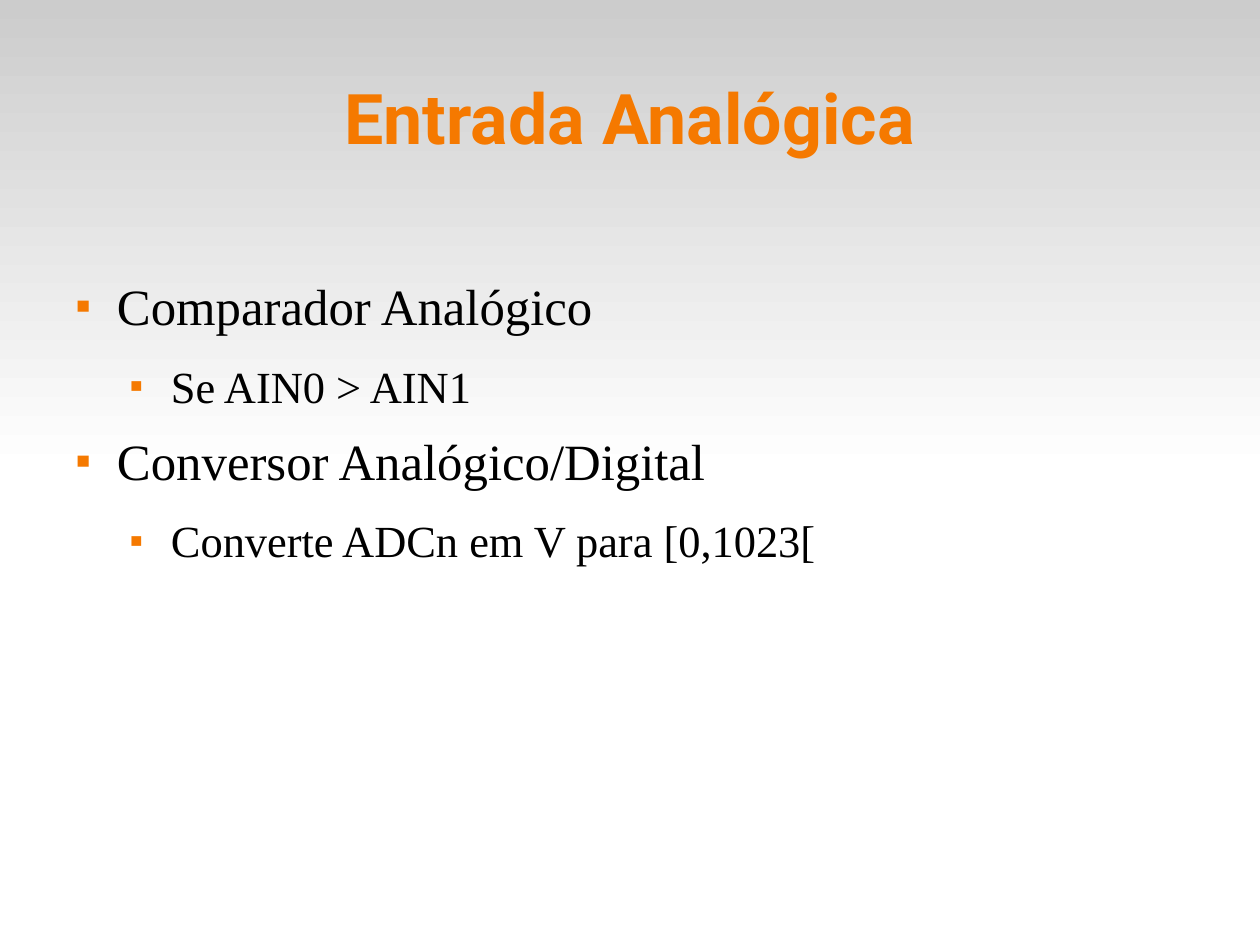
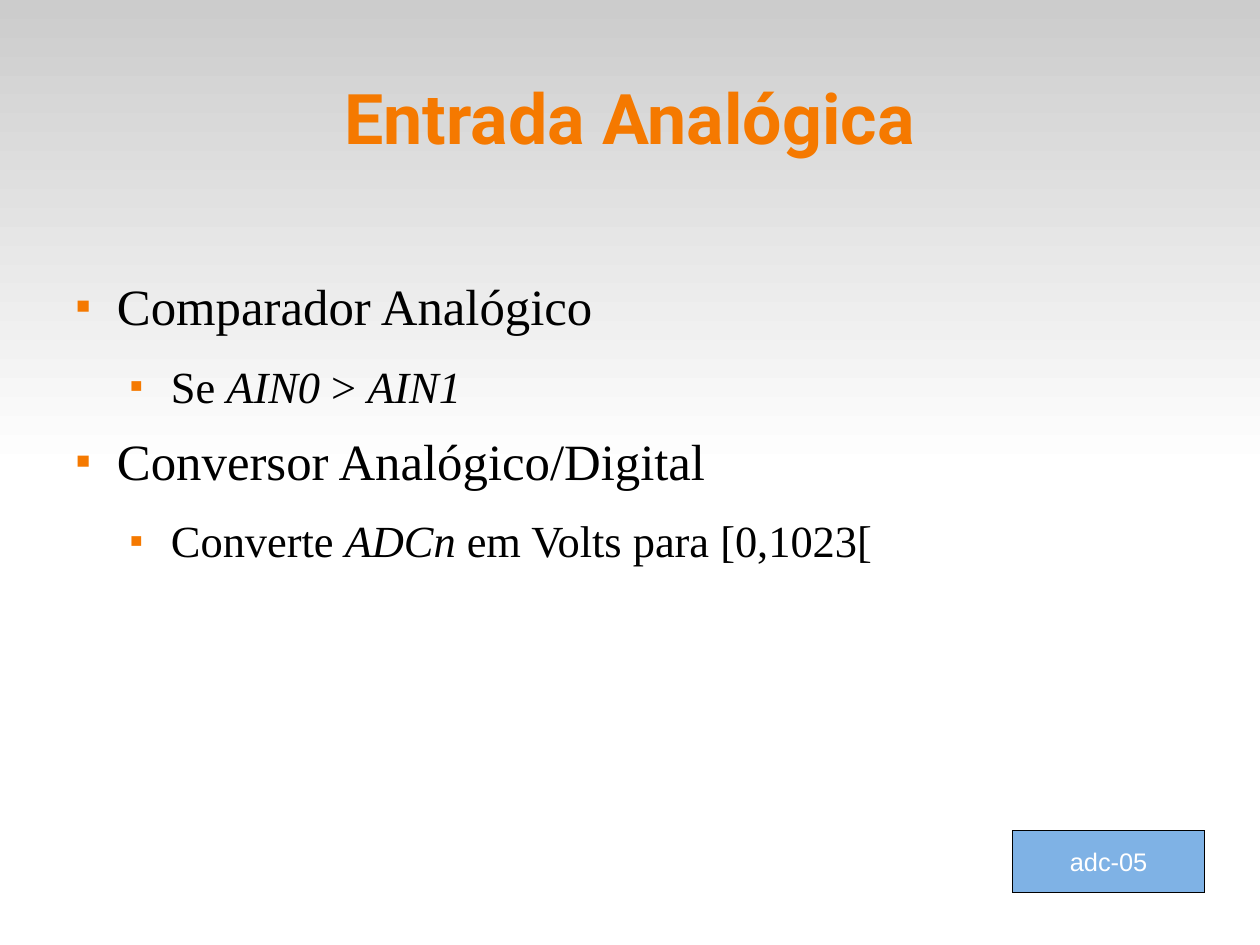
Before and after one commit to fsantanna-uerj/SE, a slide deck: slide 2 of Slides/se-03-adc.odp. Drawn at 1260x945 pixels with LibreOffice and Linux fonts; fonts in the diff are those of the drawing. Boxes give left, top, right and bottom in pixels: in the first picture for what was removed or moved away, otherwise in the second. Text is boxed around its words. In the diff, an @@ line names an element or a change of style, - is before the commit and + after.

```diff
--- a/Slides/se-03-adc.odp
+++ b/Slides/se-03-adc.odp
@@ text at (x1=171, y1=373, x2=461, y2=404): italic on in "AIN0 AIN1" @@
@@ text at (x1=171, y1=526, x2=872, y2=566): text changed @@
-  ■ Converte ADCn em V para [0,1023[
+  ■ Converte ADCn em Volts para [0,1023[
@@ rectangle added at (x1=1013, y1=830, x2=1205, y2=892), fill #0066CC at 50% opacity, outline #000000 0 pt, 16 pt, text #FFFFFF @@
+adc-05
```
Also in this commit, not shown: 4 other slides changed, 7 other files.
